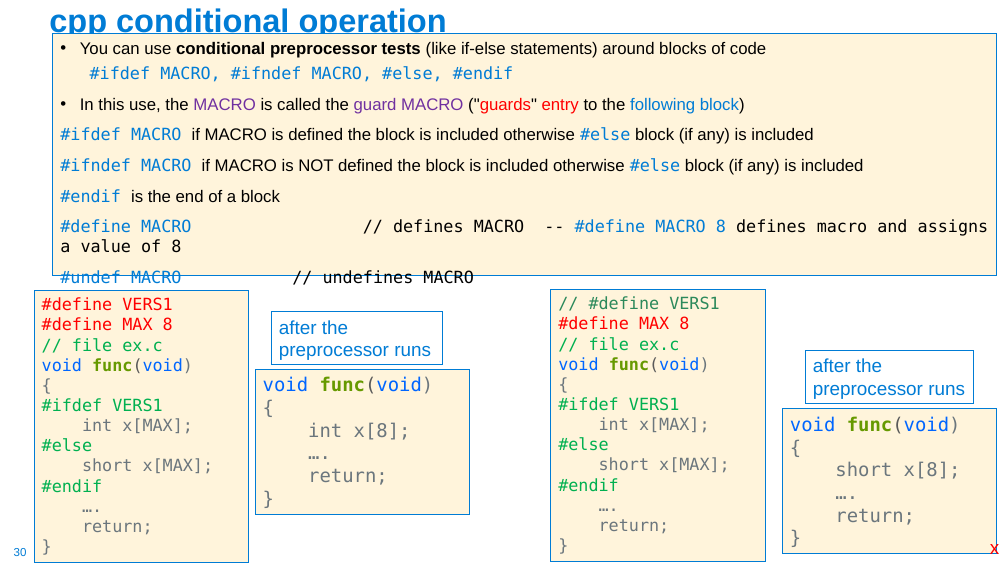
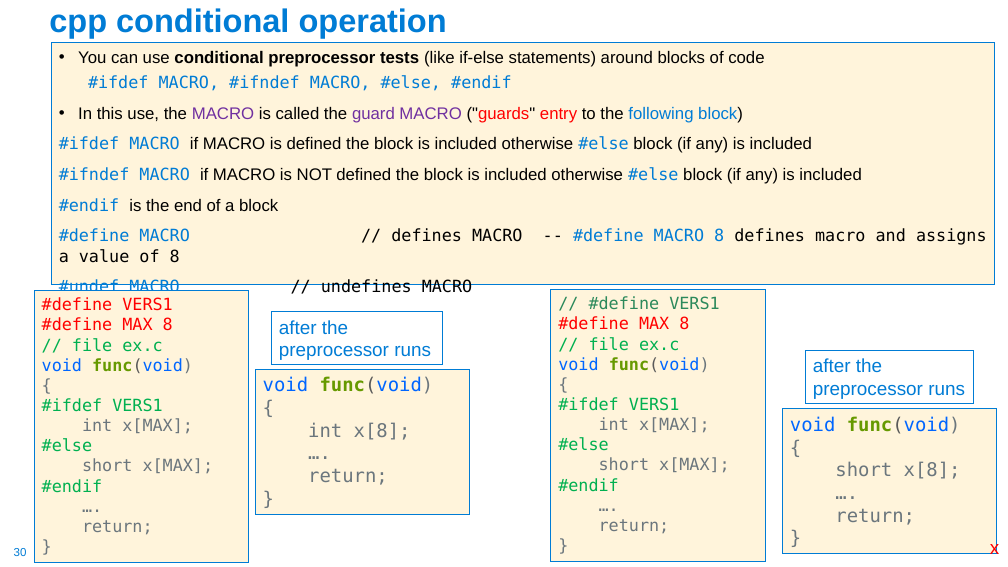
Before and after one commit to cse30-sp24/Muller-Slides, a slide deck: slide 30 of 01_C_Part1.pptx. Drawn at 1008x567 pixels with LibreOffice and Linux fonts; fonts in the diff are those of the drawing. Boxes give left, top, right and bottom in pixels: in the first picture for what was removed or moved away, otherwise in the second. Text is boxed around its words. In the diff, an @@ line names an element or a change of style, - is before the commit and + after.

```diff
--- a/01_C_Part1.pptx
+++ b/01_C_Part1.pptx
@@ text "You can use conditional preprocessor ...": place and size @@
-text "You can use conditional preprocessor ..." at (53,33,997,275)
+text "You can use conditional preprocessor ..." at (51,42,995,284)
```
Also in this commit, not shown: 8 other slides changed, 1 slide added, 1 other file.
